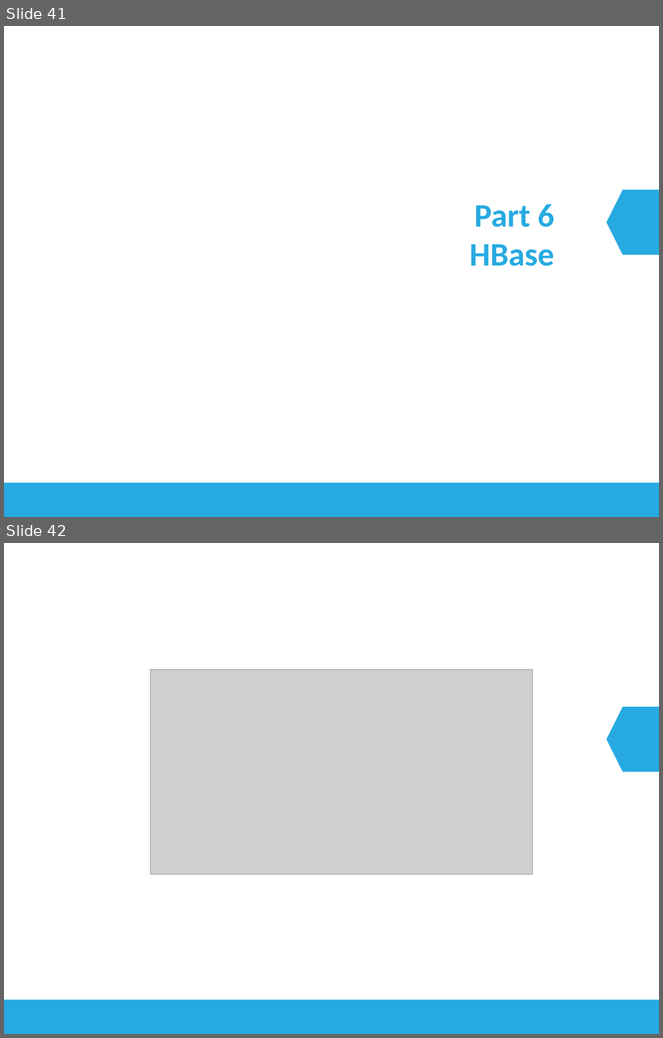
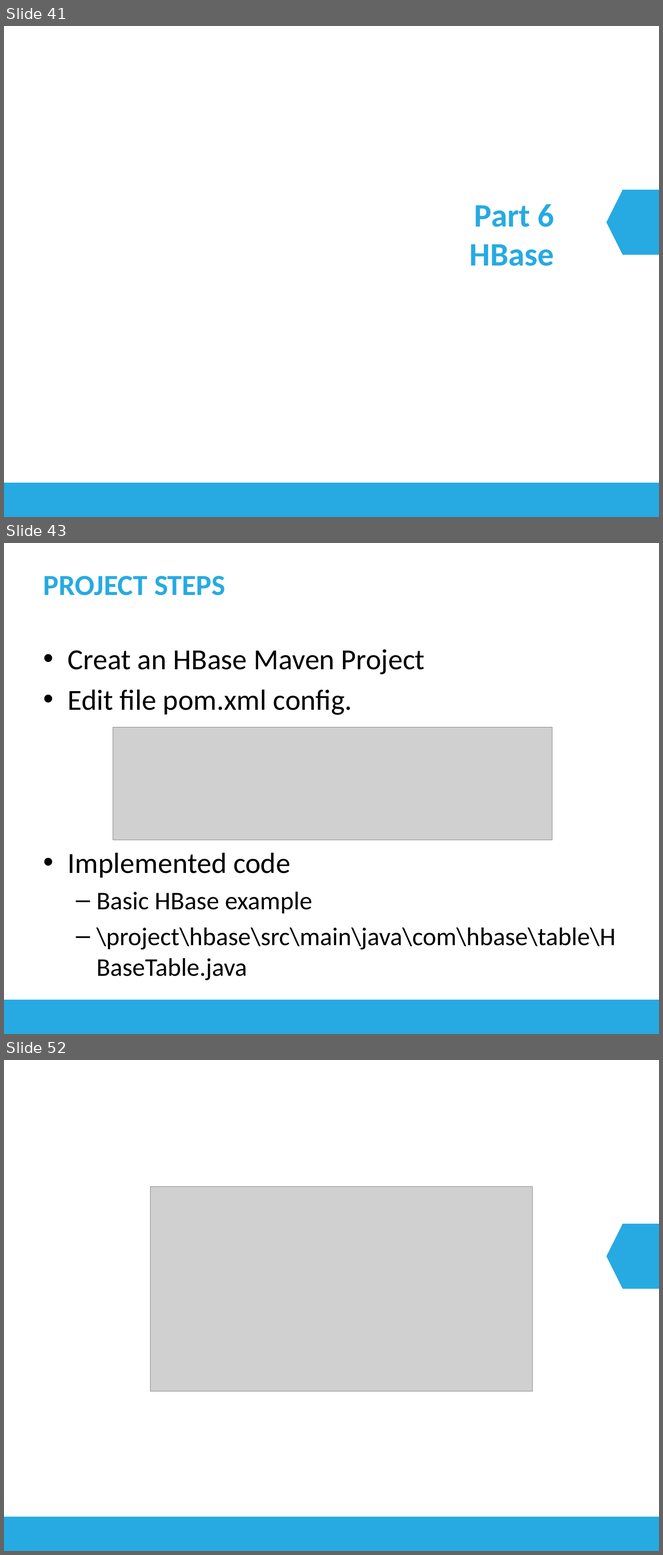
Before and after one commit to longhuynh/BigData, a slide deck: docs/Presentation.pptx. Shown one above the other, each under a label of ours: slides 41 and 42 before the commit, slides 41, 43 and 52 after it; the slides between them are not shown. The pictures are 663x1038 and 663x1555 pixels, drawn with LibreOffice and Linux fonts; fonts in the diff are those of the drawing; grey boxes stand for pictures. Boxes give left, top, right and bottom in pixels: in the first picture for what was removed or moved away, otherwise in the second. Text is boxed around its words. In the diff, an @@ line names an element or a change of style, - is before the commit and + after.

```diff
--- a/docs/Presentation.pptx
+++ b/docs/Presentation.pptx
@@ slide 43 added at (4, 543, 659, 1034), background #FFFFFF; not listed: 1 template element that a slide beside it also shows @@
@@ title added at (43, 576, 226, 596), 32 pt, text #27AAE1, bold @@
+PROJECT STEPS
@@ text added at (68, 649, 616, 950), 28 pt, text #000000 @@
+• Creat an HBase Maven Project
+• Edit file pom.xml config.
+• Implemented code
+  – Basic HBase example
+  – \project\hbase\src\main\java\com\hbase\table\HBaseTable.java
@@ picture added at (113, 727, 553, 840) @@
@@ what was slide 42 is now slide 52 @@
```
Also in this commit, not shown: 2 slides changed, 10 other slides added, 1 slide removed.
